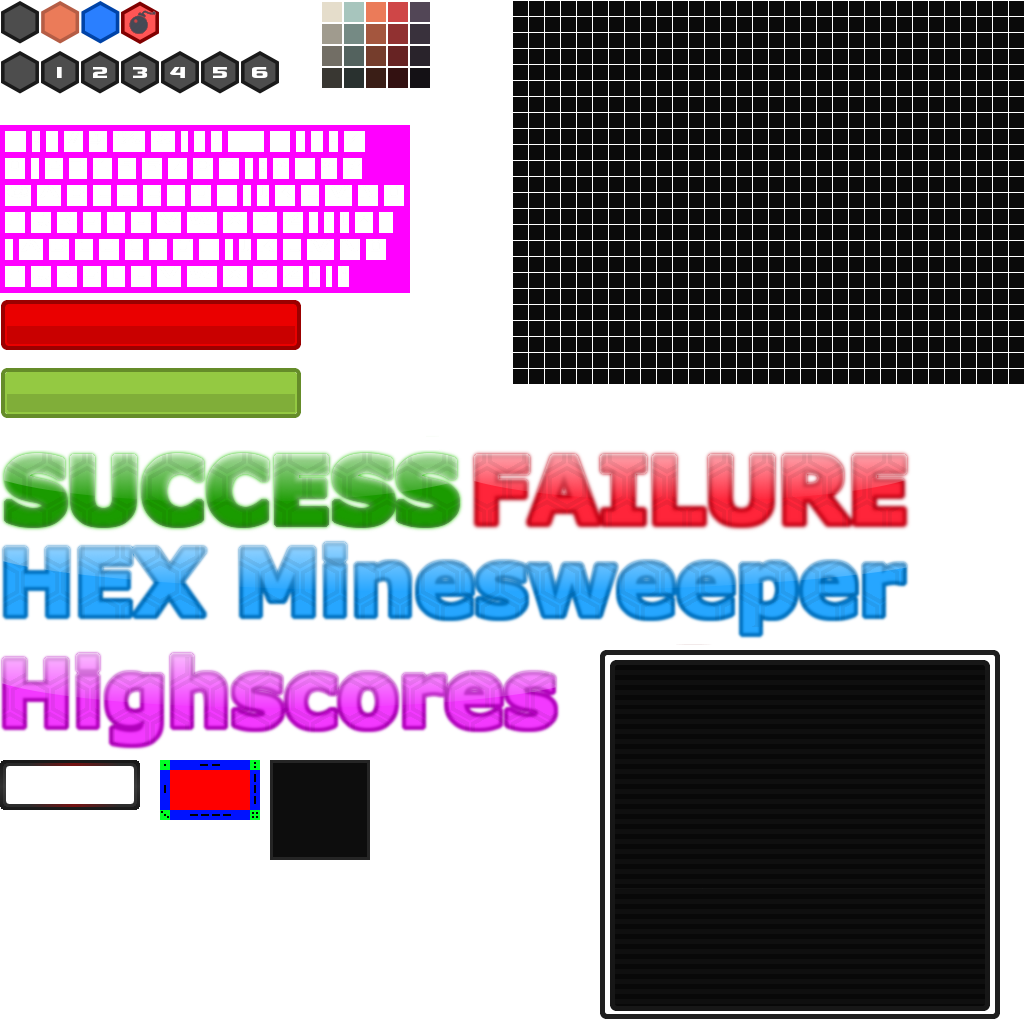
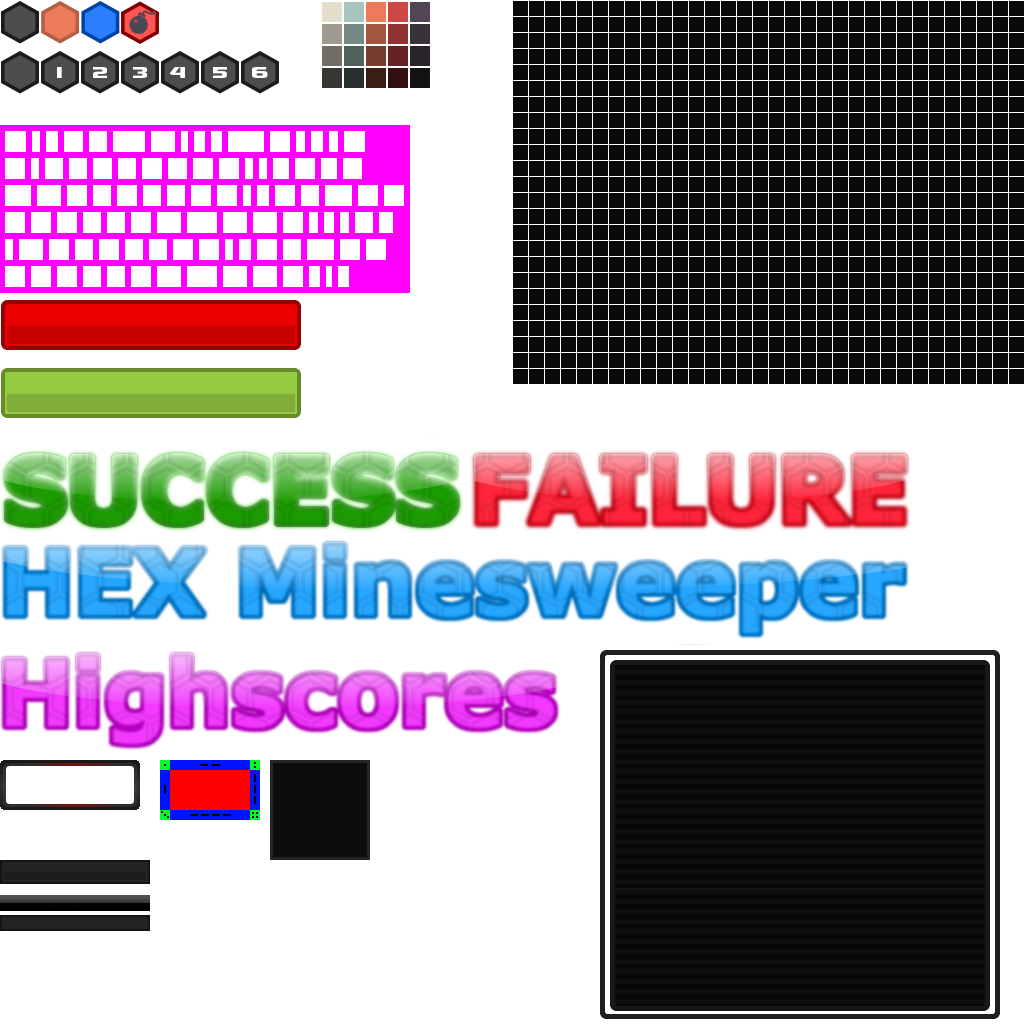
Revision of a layered (1024, 1024) image; what changed, layer by layer:
painted on "Ebene #1" over bbox(0, 860, 150, 931)
